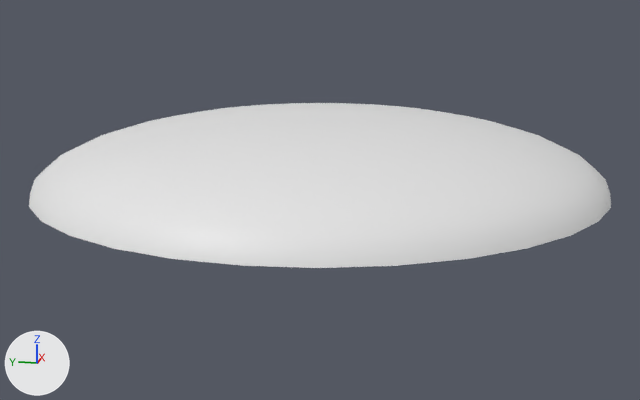
Renders of the Blender file Assets/Models/EmojiSphere.blend from each side of a commit.
Both versions are drawn from a 50 mm camera at (-3.057, -0.611, 0.694) aimed at (-0.016, -0.003, -0.066). Lighting does not change. The marker at lower left points along +X, +Y and +Z.

Before the edit, the objects in view are built like this:
```python
me_sphere = bpy.data.meshes.new('Sphere')
me_sphere.from_pydata(...)  # 257 vertices, 256 faces; spans x -1.0..1.0, y -1.0..1.0, z 0.0..0.5
me_sphere.polygons.foreach_set('use_smooth', [True] * 256)
ob_sphere = bpy.data.objects.new('Sphere', me_sphere)
ob_sphere.location = (0.0, 0.0, 0.0)
ob_sphere.scale = (1.0, 1.0, 0.5)
```
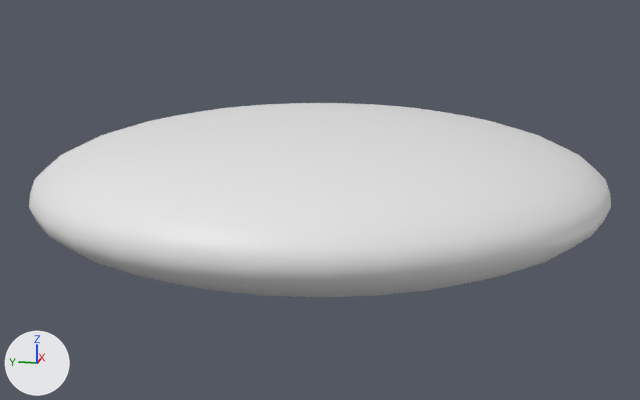
Changed parts and their boxes [x1, y1, x2, y2] in the pictures (640 x 400 px):
```json
{"object": "Sphere", "change": "reshaped", "before": [29, 103, 611, 268], "after": [29, 103, 611, 297], "on screen": "17% taller"}
{"part": 1, "of": "me_sphere", "change": "added", "after": [30, 209, 610, 297]}
```

Edits to the scene script, one JSON object a line:
```json
{"block": "me_sphere", "where": "# used by ob_sphere; location = (0.0, 0.0, 0.0); scale = (1.0, 1.0, 0.5)"}
{"op": "remove", "block": "me_sphere", "code": "me_sphere.from_pydata(...)  # 257 vertices, 256 faces; spans x -1.0..1.0, y -1.0..1.0, z 0.0..0.5"}
{"op": "add", "block": "me_sphere", "code": "me_sphere.from_pydata(...)  # 482 vertices, 512 faces; spans x -1.0..1.0, y -1.0..1.0, z -0.5..0.5"}
{"block": "me_sphere", "change": "me_sphere part 1"}
{"block": "me_sphere", "change": "225 vertices are added at x -0.98..0.98, y -0.98..0.98, z -0.5..-0.1"}
{"block": "me_sphere", "change": "256 new faces join them"}
```
